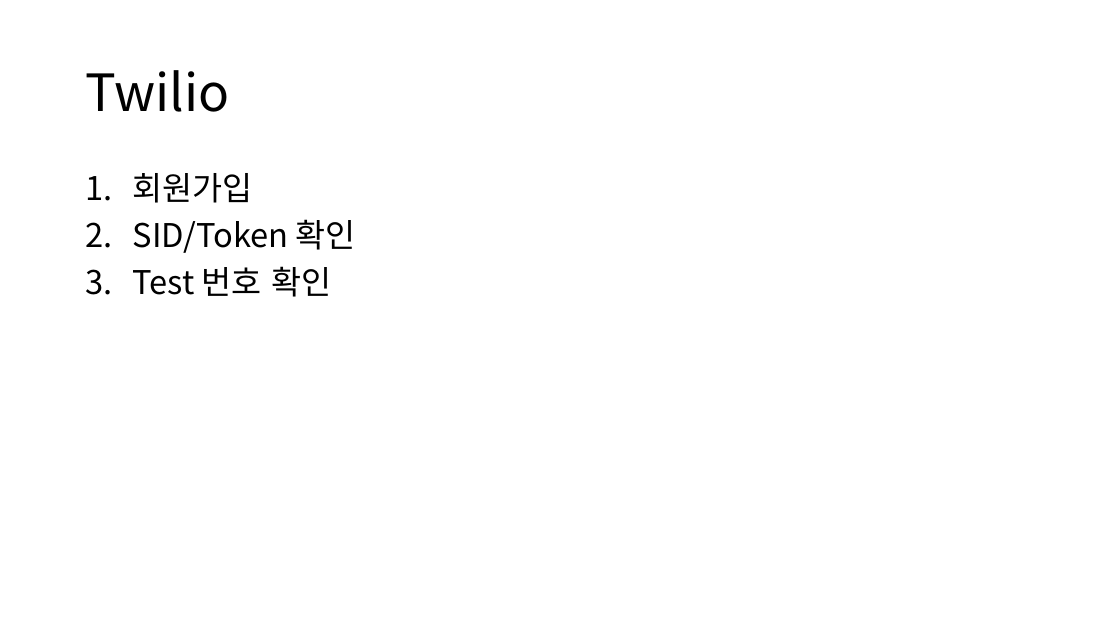
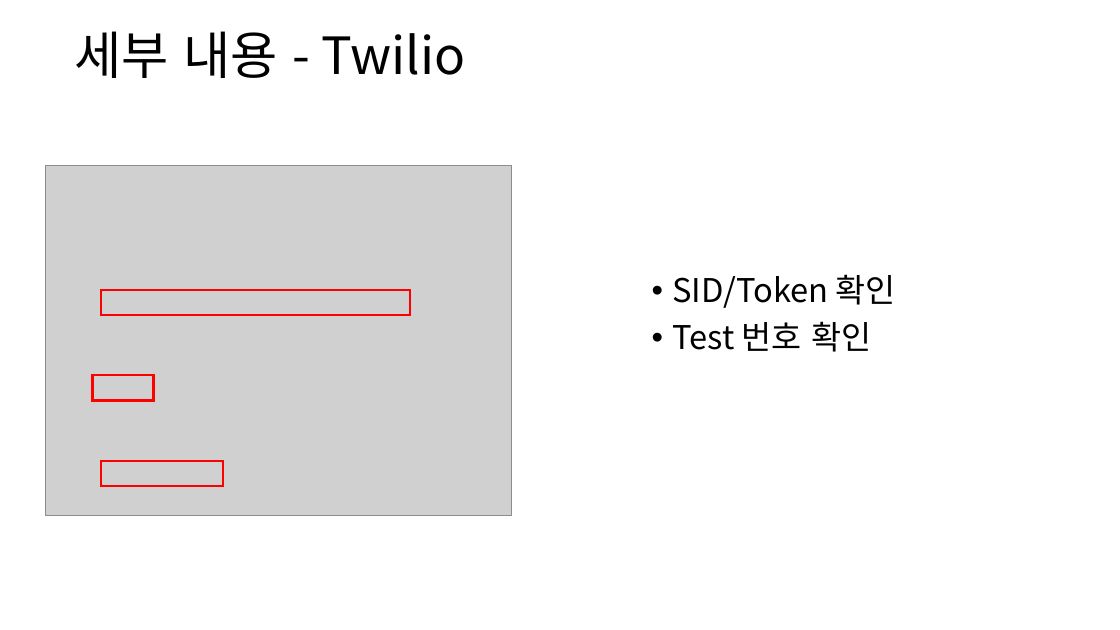
Before and after one commit to ramieeee/self_learning, a slide deck: slide 7 of semi_projects/보안탐지 및 SMS 알람/snort 프로젝트.pptx (slide 2 before the commit). Drawn at 1120x630 pixels with LibreOffice and Linux fonts; fonts in the diff are those of the drawing; grey boxes stand for pictures. Boxes give left, top, right and bottom in pixels: in the first picture for what was removed or moved away, otherwise in the second. Text is boxed around its words. In the diff, an @@ line names an element or a change of style, - is before the commit and + after.

```diff
--- a/semi_projects/보안탐지 및 SMS 알람/snort 프로젝트.pptx
+++ b/semi_projects/보안탐지 및 SMS 알람/snort 프로젝트.pptx
@@ title at (75, 31, 466, 78): text changed @@
-Twilio
+세부 내용 - Twilio
@@ picture added at (45, 166, 512, 516) @@
@@ text at (133, 173, 253, 203): paragraph removed @@
-1. 회원가입
@@ rectangle added at (101, 290, 410, 315), outline #FF0000 2 pt @@
@@ text "SID/Token 확인": place and size @@
-text "SID/Token 확인" at (133, 173, 356, 297)
+text "SID/Token 확인" at (673, 274, 896, 352)
@@ text "SID/Token 확인" at (673, 274, 896, 352): bullet 1. to • @@
@@ rectangle added at (92, 376, 154, 401), outline #FF0000 2 pt @@
@@ rectangle added at (101, 461, 223, 486), outline #FF0000 2 pt @@
```
Also in this commit, not shown: 2 other slides changed, 12 slides added, 3 slides removed.
